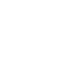
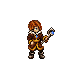
Comparing the layer stacks of the two (72, 72) images. Changes:
added layer "Вставленный слой" above "Слой #1" over [27, 20, 55, 60]
